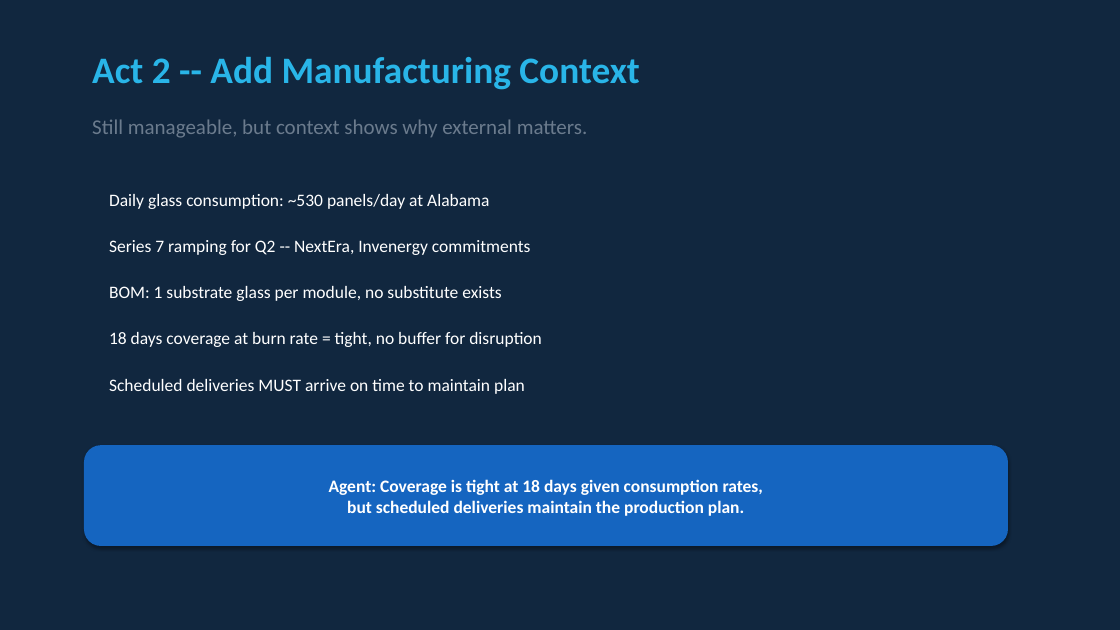
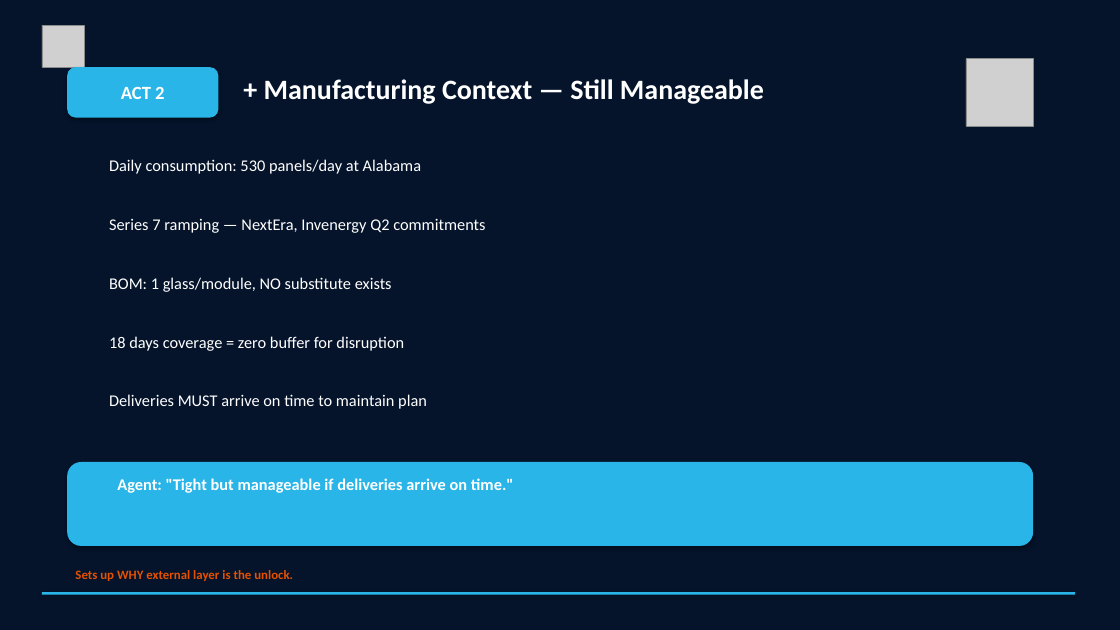
Before and after one commit to sfc-gh-sdickson/First-Solar, a slide deck: slide 5 of docs/First_Solar_Demo_Narrative.pptx. Drawn at 1120x630 pixels with LibreOffice and Linux fonts; fonts in the diff are those of the drawing; grey boxes stand for pictures. Boxes give left, top, right and bottom in pixels: in the first picture for what was removed or moved away, otherwise in the second. Text is boxed around its words. In the diff, an @@ line names an element or a change of style, - is before the commit and + after.

Commit message:
Rebuild PowerPoint with Snowflake logos, icons, and branded visuals
Embeds Snowflake logo (white variant) on every slide, adds colored
icon badges (ERP, MFG, MKT, AI, alert, transfer), uses proper
Snowflake dark navy background with #29B5E8 accent line, branded
metric cards with colored borders, and large logo watermarks on
title/tech slides.

.... Generated with [Cortex Code](https://docs.snowflake.com/en/user-guide/cortex-code/cortex-code)

```diff
--- a/docs/First_Solar_Demo_Narrative.pptx
+++ b/docs/First_Solar_Demo_Narrative.pptx
@@ background #11273F to #05142B @@
@@ picture added at box(42, 25, 84, 67) @@
@@ picture added at box(966, 59, 1033, 126) @@
@@ rounded rectangle added at box(67, 67, 218, 118), fill #29B5E8, 16 pt, text #FFFFFF, bold @@
+ACT 2
@@ text at box(264, 79, 764, 104): text changed; size 32 to 24 pt; text colour #29B5E8 to #FFFFFF @@
-Act 2 -- Add Manufacturing Context
++ Manufacturing Context — Still Manageable
@@ text removed at box(92, 119, 588, 138) @@
-Still manageable, but context shows why external matters.
@@ text at box(109, 159, 421, 174): text changed; size 15 to 14 pt @@
-Daily glass consumption: ~530 panels/day at Alabama
+Daily consumption: 530 panels/day at Alabama
@@ text at box(109, 218, 485, 233): text changed; size 15 to 14 pt @@
-Series 7 ramping for Q2 -- NextEra, Invenergy commitments
+Series 7 ramping — NextEra, Invenergy Q2 commitments
@@ text at box(109, 277, 392, 292): text changed; size 15 to 14 pt @@
-BOM: 1 substrate glass per module, no substitute exists
+BOM: 1 glass/module, NO substitute exists
@@ text at box(109, 336, 404, 351): text changed; size 15 to 14 pt @@
-18 days coverage at burn rate = tight, no buffer for disruption
+18 days coverage = zero buffer for disruption
@@ text at box(109, 394, 427, 409): text changed; size 15 to 14 pt @@
-Scheduled deliveries MUST arrive on time to maintain plan
+Deliveries MUST arrive on time to maintain plan
@@ rounded rectangle removed at box(84, 445, 1008, 546) @@
-Agent: Coverage is tight at 18 days given consumption rates,
-but scheduled deliveries maintain the production plan.
@@ rounded rectangle added at box(67, 462, 1033, 546), fill #29B5E8 @@
@@ text added at box(117, 478, 514, 493), 14 pt, text #FFFFFF, bold @@
+Agent: "Tight but manageable if deliveries arrive on time."
@@ rectangle added at box(42, 592, 1075, 595), fill #29B5E8 @@
@@ text added at box(75, 570, 293, 581), 11 pt, text #E65100, bold @@
+Sets up WHY external layer is the unlock.
```
Also in this commit, not shown: 11 other slides changed.
